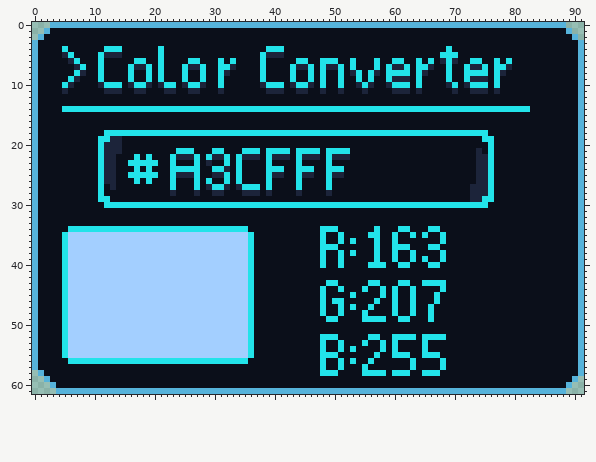
Pixel-art file -- pictures/AsepriteFiles/ColorConverter.aseprite. That is the earlier state.
92x62 pixels, 1 frame.
Now the later version:
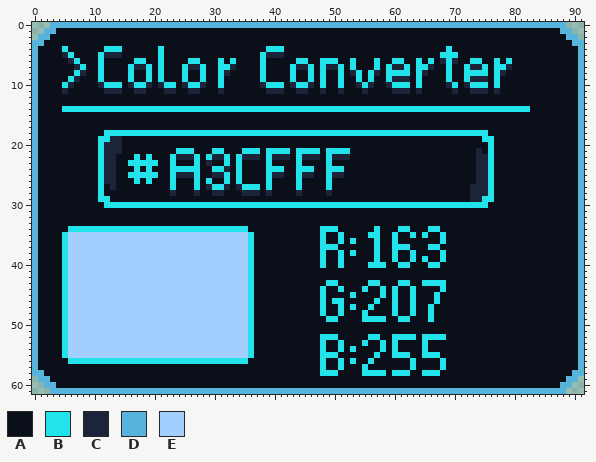
Palette (. is transparent): A #0b0f1a  B #22e3e9  C #1c243a  D #56b3db  E #a3cfff
Edits made:
The author put colour D in row 58 at x 0; in row 59 at x 1; in row 60 at x 2; in row 61 at x 3.
Colour A becomes colour D in row 1 at x 3 and 88; in row 2 at x 2 and 89; in row 3 at x 1 and 90; in row 58 at x 90; in row 59 at x 89; in row 60 at x 88.
Boxes around the changes in both pictures, in picture pixels (x1, y1, x2, y2):
changed: (38, 28, 56, 46)
changed: (560, 28, 578, 46)
added: (32, 370, 56, 394)
changed: (560, 370, 578, 388)
